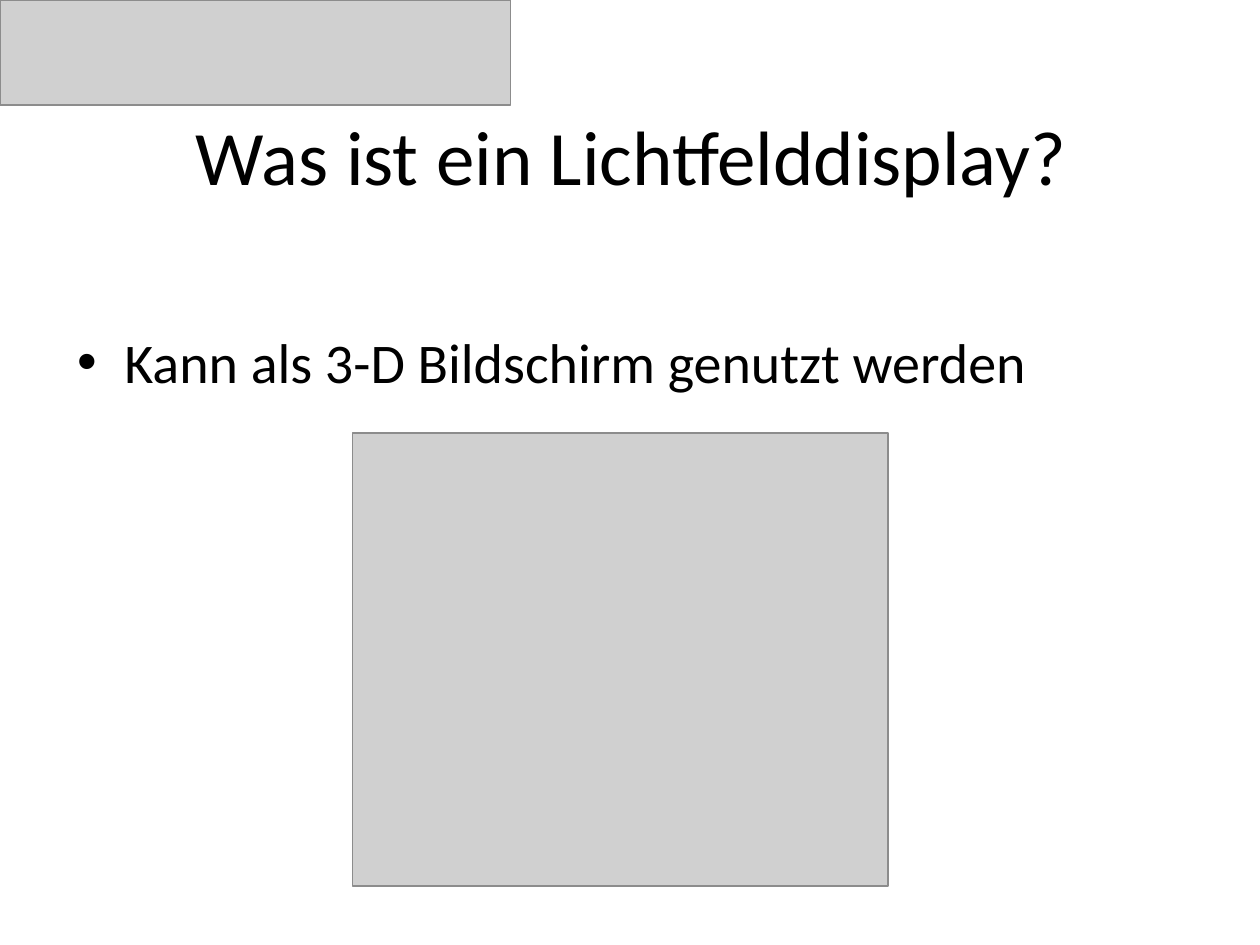
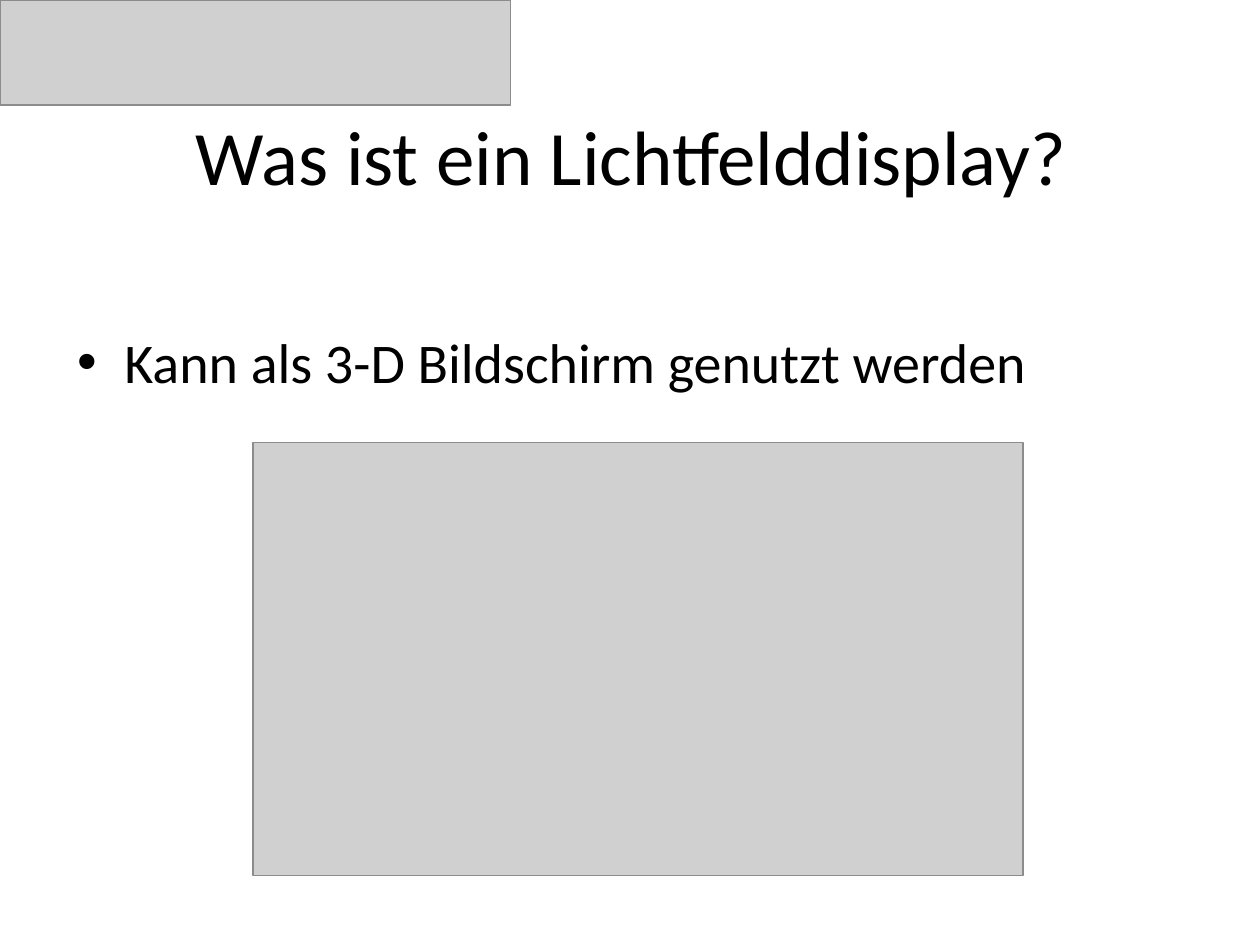
Before and after one commit to Jugendhackt/Lichtfelddisplay, a slide deck: slide 2 of Lichtfelddisplay_JH2.pptx. Drawn at 1260x945 pixels with LibreOffice and Linux fonts; fonts in the diff are those of the drawing; grey boxes stand for pictures. Boxes give left, top, right and bottom in pixels: in the first picture for what was removed or moved away, otherwise in the second. Text is boxed around its words. In the diff, an @@ line names an element or a change of style, - is before the commit and + after.

Commit message:
update pres.

```diff
--- a/Lichtfelddisplay_JH2.pptx
+++ b/Lichtfelddisplay_JH2.pptx
@@ picture at (x1=253, y1=442, x2=1023, y2=876): rotation 90 to 0 degrees @@
```
